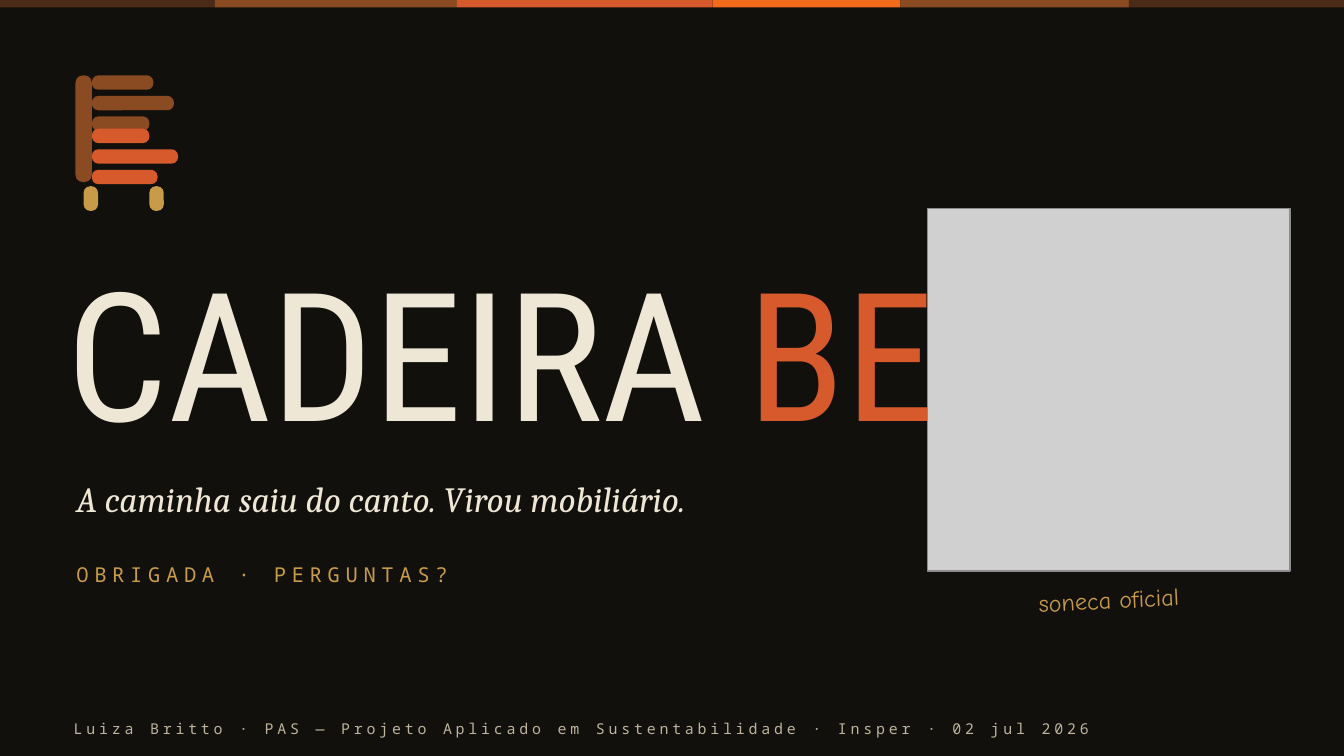
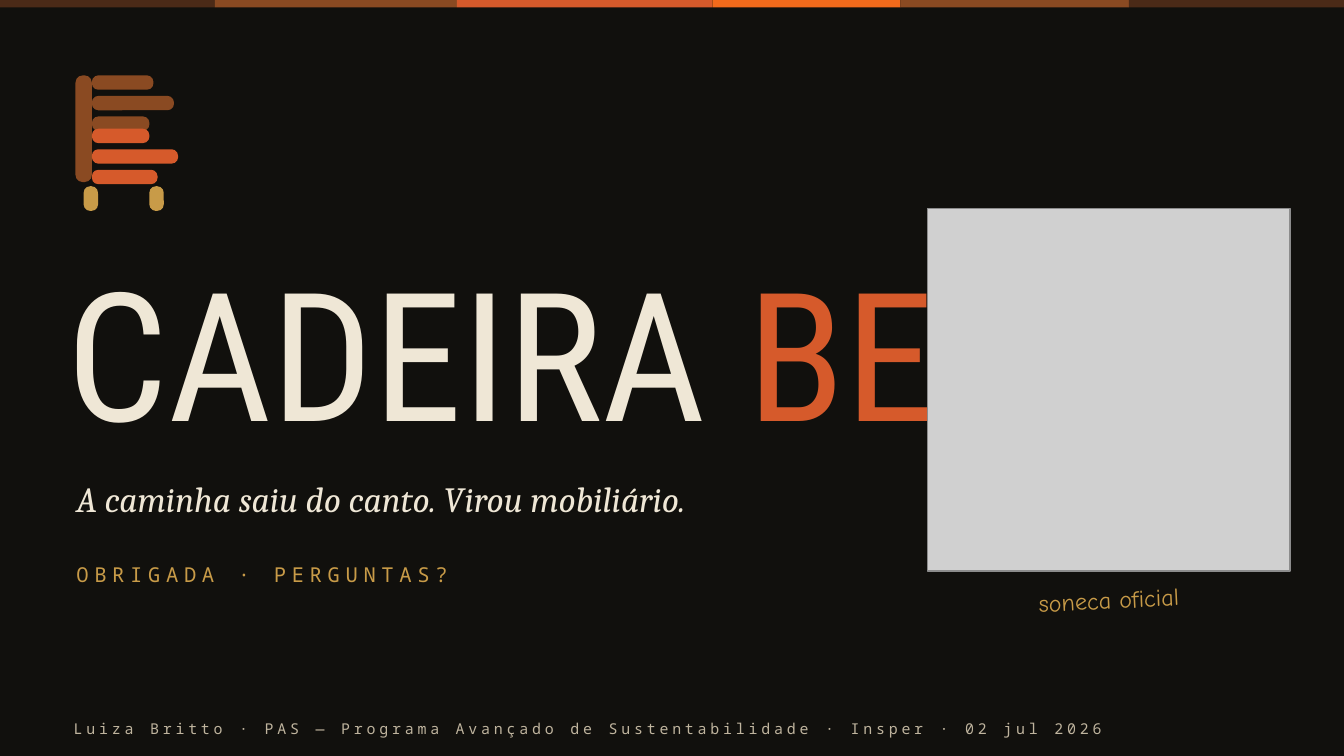
Before and after one commit to lubritto-hub/clipping, a slide deck: slide 12 of entrega/CadeiraBeni_pitch.pptx. Drawn at 1344x756 pixels with LibreOffice and Linux fonts; fonts in the diff are those of the drawing; grey boxes stand for pictures. Boxes give left, top, right and bottom in pixels: in the first picture for what was removed or moved away, otherwise in the second. Text is boxed around its words. In the diff, an @@ line names an element or a change of style, - is before the commit and + after.

```diff
--- a/entrega/CadeiraBeni_pitch.pptx
+++ b/entrega/CadeiraBeni_pitch.pptx
@@ text at (74, 722, 1101, 738): text changed @@
-Luiza Britto · PAS — Projeto Aplicado em Sustentabilidade · Insper · 02 jul 2026
+Luiza Britto · PAS — Programa Avançado de Sustentabilidade · Insper · 02 jul 2026
```
Also in this commit, not shown: 11 other slides changed, 10 other files.
